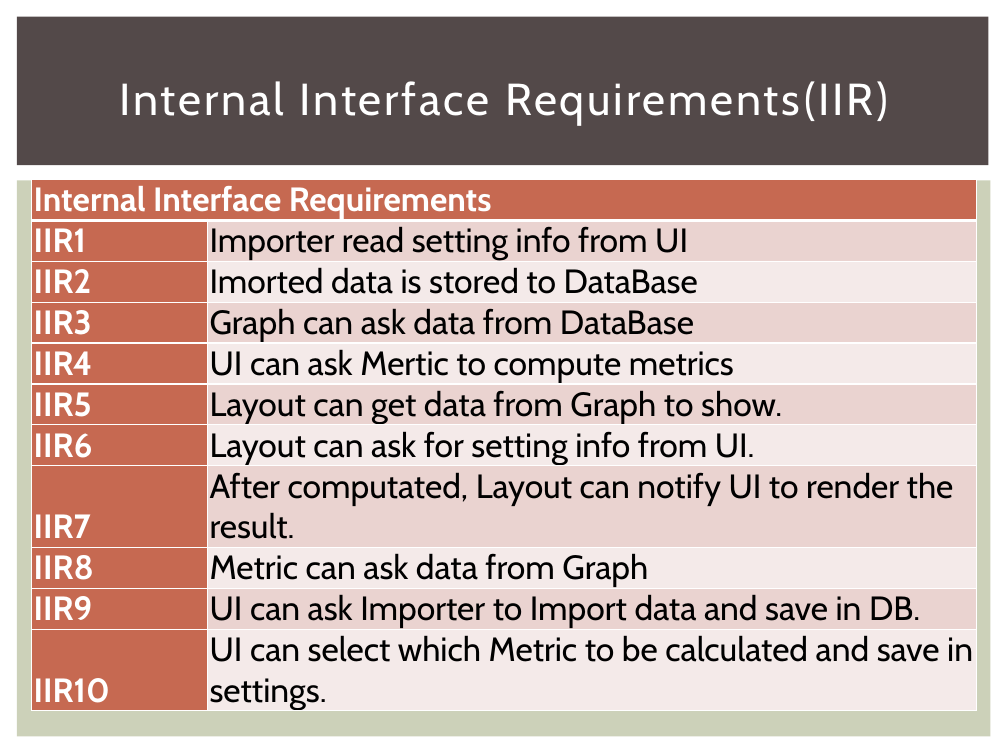
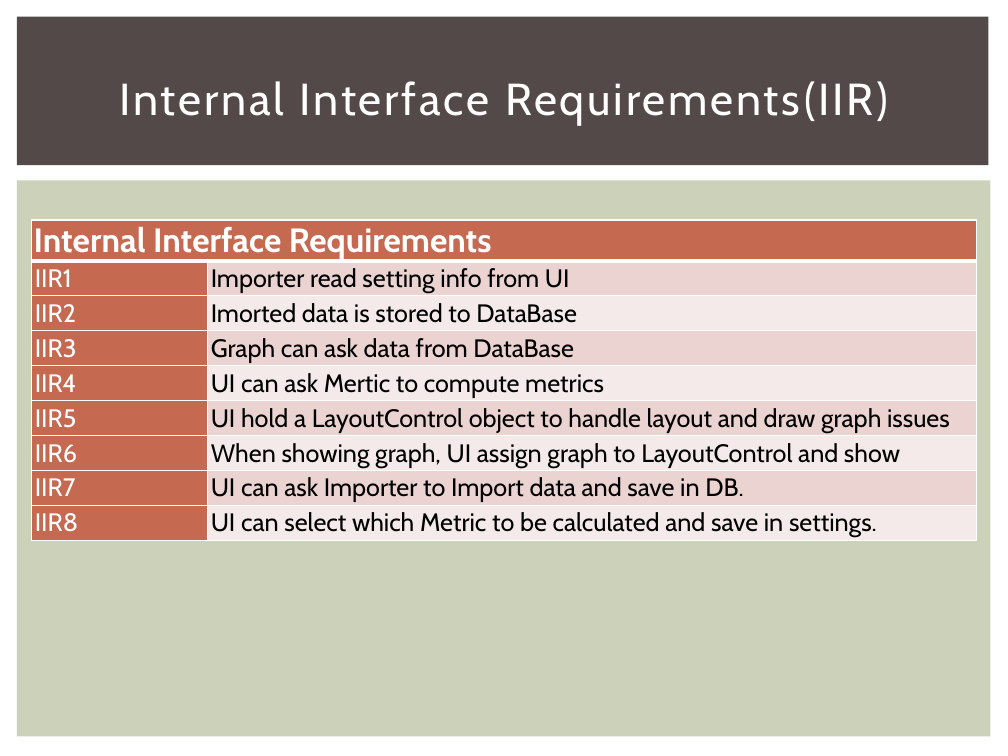
Before and after one commit to 2014-sed-team3/term-project, a slide deck: slide 13 of project/report/report.pptx (slide 9 before the commit). Drawn at 1008x756 pixels with LibreOffice and Linux fonts; fonts in the diff are those of the drawing. Boxes give left, top, right and bottom in pixels: in the first picture for what was removed or moved away, otherwise in the second. Text is boxed around its words. In the diff, an @@ line names an element or a change of style, - is before the commit and + after.

Commit message:
Updated report- requirements, architecutre and actual effort.

```diff
--- a/project/report/report.pptx
+++ b/project/report/report.pptx
@@ table at [31, 220, 977, 542] @@
-row 6: IIR5 | Layout can get data from Graph to show.
-row 7: IIR6 | Layout can ask for setting info from UI.
-row 8: IIR7 | After computated, Layout can notify UI to render the result.
-row 9: IIR8 | Metric can ask data from Graph
-row 10: IIR9 | UI can ask Importer to Import data and save in DB.
-row 11: IIR10 | UI can select which Metric to be calculated and save in settings.
+row 6: IIR5 | UI hold a LayoutControl object to handle layout and draw graph issues
+row 7: IIR6 | When showing graph, UI assign graph to LayoutControl and show
+row 8: IIR7 | UI can ask Importer to Import data and save in DB.
+row 9: IIR8 | UI can select which Metric to be calculated and save in settings.
@@ table: place and size @@
-table at [31, 179, 977, 714]
+table at [31, 220, 977, 542]
```
Also in this commit, not shown: 11 other slides changed, 10 slides added, 2 other files.
